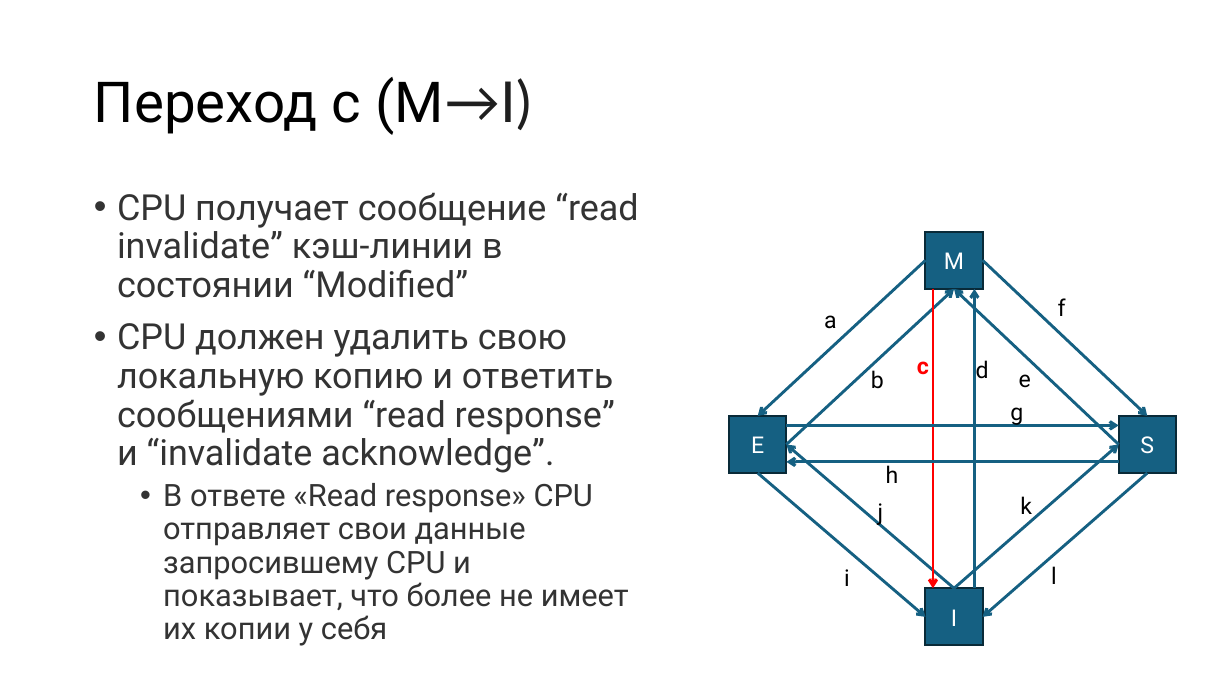
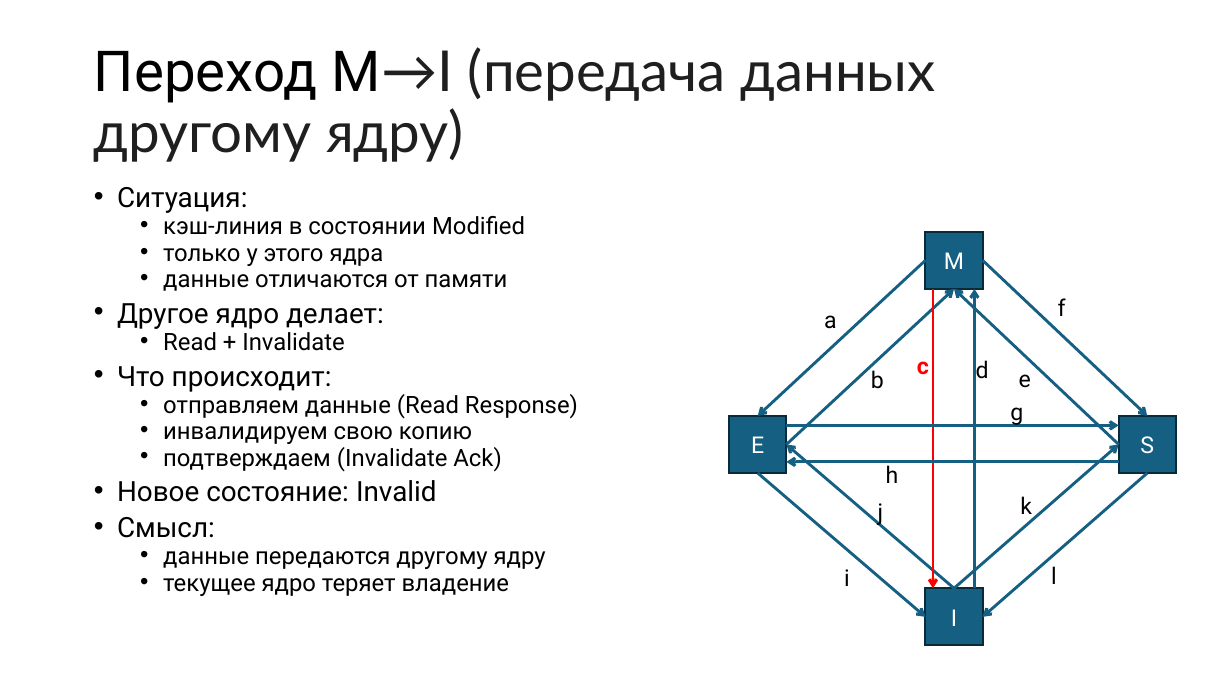
Before and after one commit to alexey-malov/pc, a slide deck: slide 26 of lectures/09/Протоколы когерентности кэш-памяти.pptx (slide 22 before the commit). Drawn at 1232x693 pixels with LibreOffice and Linux fonts; fonts in the diff are those of the drawing. Boxes give left, top, right and bottom in pixels: in the first picture for what was removed or moved away, otherwise in the second. Text is boxed around its words. In the diff, an @@ line names an element or a change of style, - is before the commit and + after.

```diff
--- a/lectures/09/Протоколы когерентности кэш-памяти.pptx
+++ b/lectures/09/Протоколы когерентности кэш-памяти.pptx
@@ title at [94,47,935,162]: text changed; font Roboto to Lato; text colour #000000 to #1F1F1F @@
-Переход c (M→I)
+Переход M→I (передача данных другому ядру)
@@ text at [117,187,578,596]: text changed; size 28 to 18.6 pt; text colour #333333 to #000000 @@
-• CPU получает сообщение “read invalidate” кэш-линии в состоянии “Modified”
-• CPU должен удалить свою локальную копию и ответить сообщениями “read response” и “invalidate acknowledge”.
-  • В ответе «Read response» CPU отправляет свои данные запросившему CPU и показывает, что более не имеет их копии у себя
+• Ситуация:
+  • кэш-линия в состоянии Modified
+  • только у этого ядра
+  • данные отличаются от памяти
+• Другое ядро делает:
+  • Read + Invalidate
+• Что происходит:
+  • отправляем данные (Read Response)
+  • инвалидируем свою копию
+  • подтверждаем (Invalidate Ack)
+• Новое состояние: Invalid
+• Смысл:
+  • данные передаются другому ядру
+  • текущее ядро теряет владение
```
Also in this commit, not shown: 34 other slides changed, 10 slides added, 5 slides removed, 14 other files.
